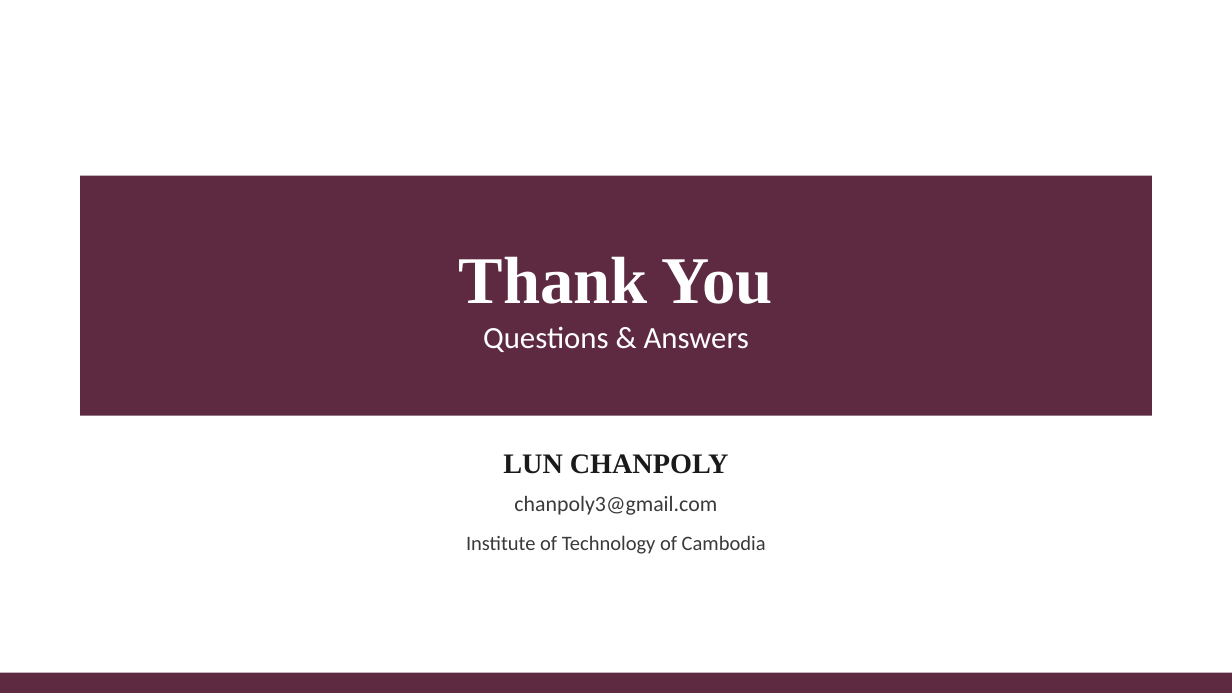
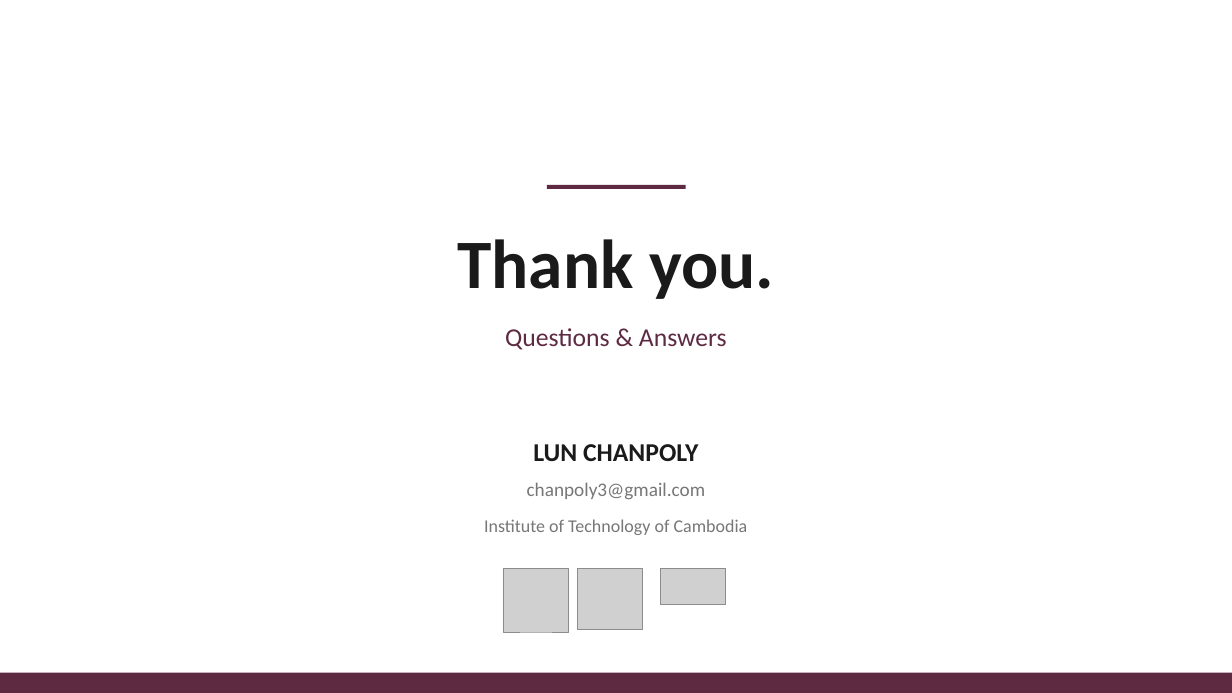
Before and after one commit to PolyTheML/DAC-UW-Thesis, a slide deck: slide 23 of thesis/health_rl/burgundy_defense_presentation.pptx. Drawn at 1232x693 pixels with LibreOffice and Linux fonts; fonts in the diff are those of the drawing; grey boxes stand for pictures. Boxes give left, top, right and bottom in pixels: in the first picture for what was removed or moved away, otherwise in the second. Text is boxed around its words. In the diff, an @@ line names an element or a change of style, - is before the commit and + after.

```diff
--- a/thesis/health_rl/burgundy_defense_presentation.pptx
+++ b/thesis/health_rl/burgundy_defense_presentation.pptx
@@ rectangle added at [547,185,686,189], fill #5D2A42 @@
@@ text "Thank you.": place and size @@
-text "Thank you." at [80,176,1153,416]
+text "Thank you." at [458,239,774,299]
@@ text "Thank you." at [458,239,774,299]: vertical alignment middle to top; fill #5D2A42 to none @@
@@ text at [458,239,774,299]: text changed; size 24 to 54 pt; text colour #FFFFFF to #1A1A1A; bold on @@
-Thank You
-Questions & Answers
+Thank you.
@@ text added at [505,328,727,350], 20 pt, text #5D2A42 @@
+Questions & Answers
@@ text "LUN CHANPOLY": place and size @@
-text "LUN CHANPOLY" at [503,454,729,474]
+text "LUN CHANPOLY" at [533,444,698,461]
@@ text "LUN CHANPOLY" at [533,444,698,461]: size 22 to 20 pt, font Times New Roman to Calibri @@
@@ text "chanpoly3@gmail.com": place and size @@
-text "chanpoly3@gmail.com" at [514,496,717,515]
+text "chanpoly3@gmail.com" at [527,482,706,499]
@@ text "chanpoly3@gmail.com" at [527,482,706,499]: size 17 to 15 pt, text colour #3A3A3A to #777777 @@
@@ text "Institute of Technology of Cambodia": place and size @@
-text "Institute of Technology of Cambodia" at [466,535,766,554]
+text "Institute of Technology of Cambodia" at [484,519,748,535]
@@ text "Institute of Technology of Cambodia" at [484,519,748,535]: size 16 to 14 pt, text colour #3A3A3A to #777777 @@
@@ picture added at [504,568,568,632] @@
@@ picture added at [578,568,642,629] @@
@@ picture added at [661,568,726,604] @@
```
Also in this commit, not shown: 4 other slides changed, 1 other file.
